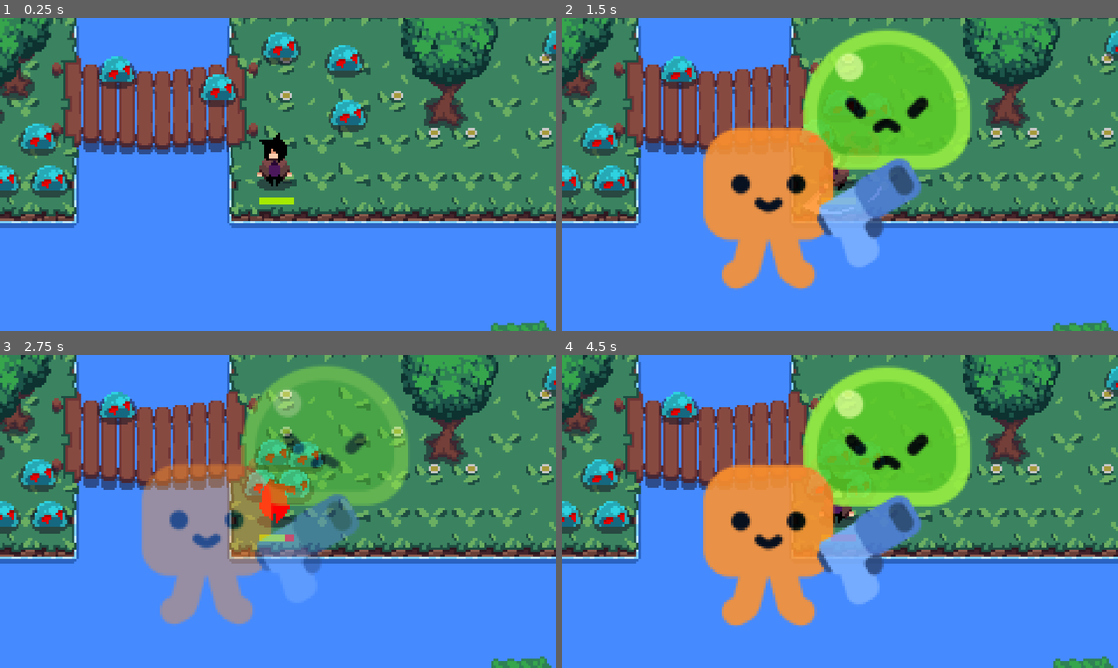
Above: before the commit, frames 1-4 (two rows, left to right).
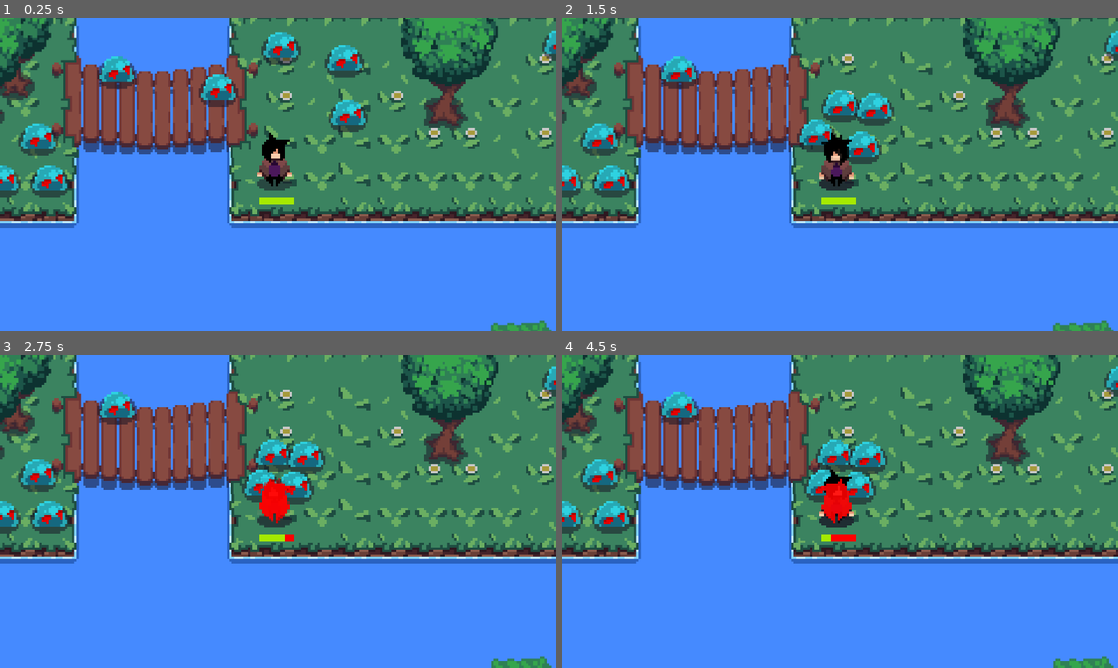
Above: after the commit, the same moments.

Repository: Jaycee293/First-Isometric
Game: Godot game, scene res://scenes/game.tscn
Two runs of this game, one before a commit and one after it. Both use one fixed random seed, a clock stepped at 60 frames per second and the inputs below.
Inputs:
- Up to frame 1 (0.25 s): no input
- Up to frame 2 (1.5 s): hold Right (attack_right) 0.53-1.28 s; tap E (dash) at 0.6, 1.35 s; hold Down (attack_down) from 1.28 s (still down)
- Up to frame 3 (2.75 s): release Down (attack_down) at 2.03 s; hold Right (attack_right) from 2.03 s (still down); tap E (dash) at 2.1 s
- Up to frame 4 (4.5 s): release Right (attack_right) at 2.78 s; hold Up (attack_up) 2.78-3.53 s; tap E (dash) at 2.85, 3.6, 4.35 s; hold Left (attack_left) from 3.53 s (still down)

The runs differ from the first frame. In frame 1, 0.1% of the frame differs, in the area x 46-53%, y 36-47%; in frame 2, 24%, in the area x 25-74%, y 3-87%; in frame 3, 23%; in frame 4, 24%.
Error before the commit: Invalid access to property or key 'texture' on a base object of type 'AnimatedSprite2D'. (res://scripts/dash.gd:26)

Commit message:
falta attack animations

Diff:
--- a/scenes/player.tscn
+++ b/scenes/player.tscn
@@ -790,6 +790,7 @@
 [sub_resource type="Animation" id="Animation_a8ls1"]
 resource_name = "back_attack"
 length = 0.426
+loop_mode = 1
 step = 0.0
 tracks/0/type = "value"
 tracks/0/imported = false
@@ -1962,16 +1963,504 @@
 "values": [Vector2(1, 1)]
 }
 
+[sub_resource type="Animation" id="Animation_4r5pv"]
+resource_name = "back_idle"
+length = 0.8
+loop_mode = 1
+step = 0.066
+tracks/0/type = "value"
+tracks/0/imported = false
+tracks/0/enabled = true
+tracks/0/path = NodePath("Attack:hframes")
+tracks/0/interp = 1
+tracks/0/loop_wrap = true
+tracks/0/keys = {
+"times": PackedFloat32Array(0),
+"transitions": PackedFloat32Array(1),
+"update": 1,
+"values": [12]
+}
+tracks/1/type = "value"
+tracks/1/imported = false
+tracks/1/enabled = true
+tracks/1/path = NodePath("Attack:texture")
+tracks/1/interp = 1
+tracks/1/loop_wrap = true
+tracks/1/keys = {
+"times": PackedFloat32Array(0),
+"transitions": PackedFloat32Array(1),
+"update": 1,
+"values": [ExtResource("2_smehm")]
+}
+tracks/2/type = "value"
+tracks/2/imported = false
+tracks/2/enabled = true
+tracks/2/path = NodePath("Attack:frame")
+tracks/2/interp = 1
+tracks/2/loop_wrap = true
+tracks/2/keys = {
+"times": PackedFloat32Array(0, 0.066, 0.132, 0.198, 0.264, 0.32999998, 0.396, 0.462, 0.528, 0.594, 0.65999997, 0.726),
+"transitions": PackedFloat32Array(1, 1, 1, 1, 1, 1, 1, 1, 1, 1, 1, 1),
+"update": 1,
+"values": [0, 1, 2, 3, 4, 5, 6, 7, 8, 9, 10, 11]
+}
+tracks/3/type = "value"
+tracks/3/imported = false
+tracks/3/enabled = true
+tracks/3/path = NodePath("Attack:position")
+tracks/3/interp = 1
+tracks/3/loop_wrap = true
+tracks/3/keys = {
+"times": PackedFloat32Array(0),
+"transitions": PackedFloat32Array(1),
+"update": 0,
+"values": [Vector2(-1, 0)]
+}
+tracks/4/type = "value"
+tracks/4/imported = false
+tracks/4/enabled = true
+tracks/4/path = NodePath("Attack:rotation")
+tracks/4/interp = 1
+tracks/4/loop_wrap = true
+tracks/4/keys = {
+"times": PackedFloat32Array(0),
+"transitions": PackedFloat32Array(1),
+"update": 0,
+"values": [0.0]
+}
+
+[sub_resource type="Animation" id="Animation_60mlk"]
+resource_name = "front_idle"
+length = 0.794
+loop_mode = 1
+step = 0.066
+tracks/0/type = "value"
+tracks/0/imported = false
+tracks/0/enabled = true
+tracks/0/path = NodePath("Attack:hframes")
+tracks/0/interp = 1
+tracks/0/loop_wrap = true
+tracks/0/keys = {
+"times": PackedFloat32Array(0),
+"transitions": PackedFloat32Array(1),
+"update": 1,
+"values": [12]
+}
+tracks/1/type = "value"
+tracks/1/imported = false
+tracks/1/enabled = true
+tracks/1/path = NodePath("Attack:texture")
+tracks/1/interp = 1
+tracks/1/loop_wrap = true
+tracks/1/keys = {
+"times": PackedFloat32Array(0),
+"transitions": PackedFloat32Array(1),
+"update": 1,
+"values": [ExtResource("3_tuyoq")]
+}
+tracks/2/type = "value"
+tracks/2/imported = false
+tracks/2/enabled = true
+tracks/2/path = NodePath("Attack:frame")
+tracks/2/interp = 1
+tracks/2/loop_wrap = true
+tracks/2/keys = {
+"times": PackedFloat32Array(0, 0.066, 0.132, 0.198, 0.264, 0.32999998, 0.396, 0.462, 0.528, 0.594, 0.65999997, 0.726),
+"transitions": PackedFloat32Array(1, 1, 1, 1, 1, 1, 1, 1, 1, 1, 1, 1),
+"update": 1,
+"values": [0, 1, 2, 3, 4, 5, 6, 7, 8, 9, 10, 11]
+}
+tracks/3/type = "value"
+tracks/3/imported = false
+tracks/3/enabled = true
+tracks/3/path = NodePath("Attack:position")
+tracks/3/interp = 1
+tracks/3/loop_wrap = true
+tracks/3/keys = {
+"times": PackedFloat32Array(0),
+"transitions": PackedFloat32Array(1),
+"update": 0,
+"values": [Vector2(-1, 0)]
+}
+tracks/4/type = "value"
+tracks/4/imported = false
+tracks/4/enabled = true
+tracks/4/path = NodePath("Attack:rotation")
+tracks/4/interp = 1
+tracks/4/loop_wrap = true
+tracks/4/keys = {
+"times": PackedFloat32Array(0),
+"transitions": PackedFloat32Array(1),
+"update": 0,
+"values": [0.0]
+}
+
+[sub_resource type="Animation" id="Animation_a38lo"]
+resource_name = "front_walk"
+length = 0.402
+loop_mode = 1
+step = 0.066
+tracks/0/type = "value"
+tracks/0/imported = false
+tracks/0/enabled = true
+tracks/0/path = NodePath("Attack:hframes")
+tracks/0/interp = 1
+tracks/0/loop_wrap = true
+tracks/0/keys = {
+"times": PackedFloat32Array(0),
+"transitions": PackedFloat32Array(1),
+"update": 1,
+"values": [6]
+}
+tracks/1/type = "value"
+tracks/1/imported = false
+tracks/1/enabled = true
+tracks/1/path = NodePath("Attack:texture")
+tracks/1/interp = 1
+tracks/1/loop_wrap = true
+tracks/1/keys = {
+"times": PackedFloat32Array(0),
+"transitions": PackedFloat32Array(1),
+"update": 1,
+"values": [ExtResource("4_fjrip")]
+}
+tracks/2/type = "value"
+tracks/2/imported = false
+tracks/2/enabled = true
+tracks/2/path = NodePath("Attack:frame")
+tracks/2/interp = 1
+tracks/2/loop_wrap = true
+tracks/2/keys = {
+"times": PackedFloat32Array(0, 0.066, 0.132, 0.198, 0.264, 0.32999998),
+"transitions": PackedFloat32Array(1, 1, 1, 1, 1, 1),
+"update": 1,
+"values": [0, 1, 2, 3, 4, 5]
+}
+tracks/3/type = "value"
+tracks/3/imported = false
+tracks/3/enabled = true
+tracks/3/path = NodePath("Attack:position")
+tracks/3/interp = 1
+tracks/3/loop_wrap = true
+tracks/3/keys = {
+"times": PackedFloat32Array(0),
+"transitions": PackedFloat32Array(1),
+"update": 0,
+"values": [Vector2(-1, 0)]
+}
+tracks/4/type = "value"
+tracks/4/imported = false
+tracks/4/enabled = true
+tracks/4/path = NodePath("Attack:rotation")
+tracks/4/interp = 1
+tracks/4/loop_wrap = true
+tracks/4/keys = {
+"times": PackedFloat32Array(0),
+"transitions": PackedFloat32Array(1),
+"update": 0,
+"values": [0.0]
+}
+
+[sub_resource type="Animation" id="Animation_4ni07"]
+resource_name = "back_walk"
+length = 0.4005
+loop_mode = 1
+step = 0.066
+tracks/0/type = "value"
+tracks/0/imported = false
+tracks/0/enabled = true
+tracks/0/path = NodePath("Attack:hframes")
+tracks/0/interp = 1
+tracks/0/loop_wrap = true
+tracks/0/keys = {
+"times": PackedFloat32Array(0),
+"transitions": PackedFloat32Array(1),
+"update": 1,
+"values": [6]
+}
+tracks/1/type = "value"
+tracks/1/imported = false
+tracks/1/enabled = true
+tracks/1/path = NodePath("Attack:texture")
+tracks/1/interp = 1
+tracks/1/loop_wrap = true
+tracks/1/keys = {
+"times": PackedFloat32Array(0),
+"transitions": PackedFloat32Array(1),
+"update": 1,
+"values": [ExtResource("3_ur7pv")]
+}
+tracks/2/type = "value"
+tracks/2/imported = false
+tracks/2/enabled = true
+tracks/2/path = NodePath("Attack:frame")
+tracks/2/interp = 1
+tracks/2/loop_wrap = true
+tracks/2/keys = {
+"times": PackedFloat32Array(0, 0.066, 0.132, 0.198, 0.264, 0.32999998),
+"transitions": PackedFloat32Array(1, 1, 1, 1, 1, 1),
+"update": 1,
+"values": [0, 1, 2, 3, 4, 5]
+}
+tracks/3/type = "value"
+tracks/3/imported = false
+tracks/3/enabled = true
+tracks/3/path = NodePath("Attack:position")
+tracks/3/interp = 1
+tracks/3/loop_wrap = true
+tracks/3/keys = {
+"times": PackedFloat32Array(0),
+"transitions": PackedFloat32Array(1),
+"update": 0,
+"values": [Vector2(-1, 0)]
+}
+tracks/4/type = "value"
+tracks/4/imported = false
+tracks/4/enabled = true
+tracks/4/path = NodePath("Attack:rotation")
+tracks/4/interp = 1
+tracks/4/loop_wrap = true
+tracks/4/keys = {
+"times": PackedFloat32Array(0),
+"transitions": PackedFloat32Array(1),
+"update": 0,
+"values": [0.0]
+}
+
+[sub_resource type="Animation" id="Animation_l71n6"]
+resource_name = "side_walk"
+length = 0.392
+loop_mode = 1
+step = 0.066
+tracks/0/type = "value"
+tracks/0/imported = false
+tracks/0/enabled = true
+tracks/0/path = NodePath("Attack:hframes")
+tracks/0/interp = 1
+tracks/0/loop_wrap = true
+tracks/0/keys = {
+"times": PackedFloat32Array(0),
+"transitions": PackedFloat32Array(1),
+"update": 1,
+"values": [6]
+}
+tracks/1/type = "value"
+tracks/1/imported = false
+tracks/1/enabled = true
+tracks/1/path = NodePath("Attack:texture")
+tracks/1/interp = 1
+tracks/1/loop_wrap = true
+tracks/1/keys = {
+"times": PackedFloat32Array(0),
+"transitions": PackedFloat32Array(1),
+"update": 1,
+"values": [ExtResource("9_ur7pv")]
+}
+tracks/2/type = "value"
+tracks/2/imported = false
+tracks/2/enabled = true
+tracks/2/path = NodePath("Attack:frame")
+tracks/2/interp = 1
+tracks/2/loop_wrap = true
+tracks/2/keys = {
+"times": PackedFloat32Array(0, 0.066, 0.132, 0.198, 0.264, 0.32999998),
+"transitions": PackedFloat32Array(1, 1, 1, 1, 1, 1),
+"update": 1,
+"values": [0, 1, 2, 3, 4, 5]
+}
+tracks/3/type = "value"
+tracks/3/imported = false
+tracks/3/enabled = true
+tracks/3/path = NodePath("Attack:position")
+tracks/3/interp = 1
+tracks/3/loop_wrap = true
+tracks/3/keys = {
+"times": PackedFloat32Array(0),
+"transitions": PackedFloat32Array(1),
+"update": 0,
+"values": [Vector2(-1, 0)]
+}
+tracks/4/type = "value"
+tracks/4/imported = false
+tracks/4/enabled = true
+tracks/4/path = NodePath("Attack:rotation")
+tracks/4/interp = 1
+tracks/4/loop_wrap = true
+tracks/4/keys = {
+"times": PackedFloat32Array(0),
+"transitions": PackedFloat32Array(1),
+"update": 0,
+"values": [0.0]
+}
+
+[sub_resource type="Animation" id="Animation_i4ail"]
+resource_name = "side_idle"
+length = 0.791
+loop_mode = 1
+step = 0.066
+tracks/0/type = "value"
+tracks/0/imported = false
+tracks/0/enabled = true
+tracks/0/path = NodePath("Attack:hframes")
+tracks/0/interp = 1
+tracks/0/loop_wrap = true
+tracks/0/keys = {
+"times": PackedFloat32Array(0),
+"transitions": PackedFloat32Array(1),
+"update": 1,
+"values": [12]
+}
+tracks/1/type = "value"
+tracks/1/imported = false
+tracks/1/enabled = true
+tracks/1/path = NodePath("Attack:texture")
+tracks/1/interp = 1
+tracks/1/loop_wrap = true
+tracks/1/keys = {
+"times": PackedFloat32Array(0),
+"transitions": PackedFloat32Array(1),
+"update": 1,
+"values": [ExtResource("8_y4r1p")]
+}
+tracks/2/type = "value"
+tracks/2/imported = false
+tracks/2/enabled = true
+tracks/2/path = NodePath("Attack:frame")
+tracks/2/interp = 1
+tracks/2/loop_wrap = true
+tracks/2/keys = {
+"times": PackedFloat32Array(0, 0.066, 0.132, 0.198, 0.264, 0.32999998, 0.396, 0.462, 0.528, 0.594, 0.65999997, 0.726),
+"transitions": PackedFloat32Array(1, 1, 1, 1, 1, 1, 1, 1, 1, 1, 1, 1),
+"update": 1,
+"values": [0, 1, 2, 3, 4, 5, 6, 7, 8, 9, 10, 11]
+}
+tracks/3/type = "value"
+tracks/3/imported = false
+tracks/3/enabled = true
+tracks/3/path = NodePath("Attack:position")
+tracks/3/interp = 1
+tracks/3/loop_wrap = true
+tracks/3/keys = {
+"times": PackedFloat32Array(0),
+"transitions": PackedFloat32Array(1),
+"update": 0,
+"values": [Vector2(-1, 0)]
+}
+tracks/4/type = "value"
+tracks/4/imported = false
+tracks/4/enabled = true
+tracks/4/path = NodePath("Attack:rotation")
+tracks/4/interp = 1
+tracks/4/loop_wrap = true
+tracks/4/keys = {
+"times": PackedFloat32Array(0),
+"transitions": PackedFloat32Array(1),
+"update": 0,
+"values": [0.0]
+}
+
+[sub_resource type="Animation" id="Animation_ke2ow"]
+resource_name = "new_animation"
+length = 0.786
+loop_mode = 1
+step = 0.066
+tracks/0/type = "value"
+tracks/0/imported = false
+tracks/0/enabled = true
+tracks/0/path = NodePath("Attack:texture")
+tracks/0/interp = 1
+tracks/0/loop_wrap = true
+tracks/0/keys = {
+"times": PackedFloat32Array(0),
+"transitions": PackedFloat32Array(1),
+"update": 1,
+"values": [ExtResource("8_y4r1p")]
+}
+tracks/1/type = "value"
+tracks/1/imported = false
+tracks/1/enabled = true
+tracks/1/path = NodePath("Attack:hframes")
+tracks/1/interp = 1
+tracks/1/loop_wrap = true
+tracks/1/keys = {
+"times": PackedFloat32Array(0),
+"transitions": PackedFloat32Array(1),
+"update": 1,
+"values": [12]
+}
+tracks/2/type = "value"
+tracks/2/imported = false
+tracks/2/enabled = true
+tracks/2/path = NodePath("Attack:frame")
+tracks/2/interp = 1
+tracks/2/loop_wrap = true
+tracks/2/keys = {
+"times": PackedFloat32Array(0, 0.066, 0.132, 0.198, 0.264, 0.32999998, 0.396, 0.462, 0.528, 0.594, 0.65999997, 0.726),
+"transitions": PackedFloat32Array(1, 1, 1, 1, 1, 1, 1, 1, 1, 1, 1, 1),
+"update": 1,
+"values": [0, 1, 2, 3, 4, 5, 6, 7, 8, 9, 10, 11]
+}
+
+[sub_resource type="Animation" id="Animation_ujl30"]
+resource_name = "left_walk"
+length = 0.398
+loop_mode = 1
+step = 0.066
+tracks/0/type = "value"
+tracks/0/imported = false
+tracks/0/enabled = true
+tracks/0/path = NodePath("Attack:hframes")
+tracks/0/interp = 1
+tracks/0/loop_wrap = true
+tracks/0/keys = {
+"times": PackedFloat32Array(0),
+"transitions": PackedFloat32Array(1),
+"update": 1,
+"values": [6]
+}
+tracks/1/type = "value"
+tracks/1/imported = false
+tracks/1/enabled = true
+tracks/1/path = NodePath("Attack:texture")
+tracks/1/interp = 1
+tracks/1/loop_wrap = true
+tracks/1/keys = {
+"times": PackedFloat32Array(0),
+"transitions": PackedFloat32Array(1),
+"update": 1,
+"values": [ExtResource("9_ur7pv")]
+}
+tracks/2/type = "value"
+tracks/2/imported = false
+tracks/2/enabled = true
+tracks/2/path = NodePath("Attack:frame")
+tracks/2/interp = 1
+tracks/2/loop_wrap = true
+tracks/2/keys = {
+"times": PackedFloat32Array(0, 0.066, 0.132, 0.198, 0.264, 0.32999998),
+"transitions": PackedFloat32Array(1, 1, 1, 1, 1, 1),
+"update": 1,
+"values": [0, 1, 2, 3, 4, 5]
+}
+
 [sub_resource type="AnimationLibrary" id="AnimationLibrary_3v2ag"]
 _data = {
 &"RESET": SubResource("Animation_d2wvv"),
 &"back_attack": SubResource("Animation_a8ls1"),
+&"back_idle": SubResource("Animation_4r5pv"),
+&"back_walk": SubResource("Animation_4ni07"),
 &"dash": SubResource("Animation_fulsm"),
 &"death": SubResource("Animation_f1ej7"),
 &"front_attack": SubResource("Animation_y4r1p"),
 &"front_hurt": SubResource("Animation_qfm1y"),
+&"front_idle": SubResource("Animation_60mlk"),
+&"front_walk": SubResource("Animation_a38lo"),
 &"left_attack": SubResource("Animation_oprun"),
-&"right_attack": SubResource("Animation_jej6c")
+&"left_idle": SubResource("Animation_ke2ow"),
+&"left_walk": SubResource("Animation_ujl30"),
+&"right_attack": SubResource("Animation_jej6c"),
+&"right_idle": SubResource("Animation_i4ail"),
+&"right_walk": SubResource("Animation_l71n6")
 }
 
 [sub_resource type="StyleBoxFlat" id="StyleBoxFlat_f1ej7"]
@@ -1990,15 +2479,15 @@
 script = ExtResource("1_qlg0r")
 
 [node name="AnimatedSprite2D" type="AnimatedSprite2D" parent="."]
+visible = false
 sprite_frames = SubResource("SpriteFrames_hax0n")
-animation = &"front_idle"
+animation = &"side_walk"
 
 [node name="CollisionShape2D" type="CollisionShape2D" parent="."]
 position = Vector2(0, 5)
 shape = SubResource("CapsuleShape2D_t4otl")
 
 [node name="Attack" type="Sprite2D" parent="."]
-visible = false
 position = Vector2(19, 1)
 scale = Vector2(-1, 1)
 texture = ExtResource("1_dqkch")
--- a/scripts/player.gd
+++ b/scripts/player.gd
@@ -37,7 +37,7 @@
 
 	# DASH INPUT
 	if Input.is_action_just_pressed("dash") and dash.can_dash:
-		dash.start_dash(animated_sprite_2d, direction, DASH_DUR)
+		dash.start_dash(attack, direction, DASH_DUR)
 
 	# APPLY VELOCITY
 	if dash.is_dashing():
@@ -85,32 +85,27 @@
 func set_animation(direction: Vector2):
 	if direction != Vector2.ZERO:
 		if direction.x != 0:
-			animated_sprite_2d.play("side_walk")
-			animated_sprite_2d.flip_h = direction.x < 0
+			animation_player.play("right_walk")
+			attack.flip_h = direction.x > 0
 			last_facing = "left" if direction.x < 0 else "right"
 		elif direction.y != 0:
-			animated_sprite_2d.play("back_walk" if direction.y < 0 else "front_walk")
+			animation_player.play("back_walk" if direction.y < 0 else "front_walk")
 			last_facing = "up" if direction.y < 0 else "down"
 	else:
 		match last_facing:
 			"down":
-				animated_sprite_2d.play("front_idle")
+				animation_player.play("front_idle")
 			"up":
-				animated_sprite_2d.play("back_idle")
+				animation_player.play("back_idle")
 			"left":
-				animated_sprite_2d.flip_h = true
-				animated_sprite_2d.play("side_idle")
+				animation_player.play("left_idle")
 			"right":
-				animated_sprite_2d.flip_h = false
-				animated_sprite_2d.play("side_idle")
+				animation_player.play("right_idle")
 
 # --------------------------
 # ATTACK LOGIC
 # --------------------------
 func _do_attack():
-	animated_sprite_2d.hide()
-	attack.show()
-
 	if Input.is_action_just_pressed("attack_down"):
 		animation_player.play("front_attack")
 	elif Input.is_action_just_pressed("attack_up"):
@@ -121,16 +116,12 @@
 		animation_player.play("right_attack")
 
 	await animation_player.animation_finished
-	attack.hide()
-	animated_sprite_2d.show()
 
 # --------------------------
 # DEATH LOGIC
 # --------------------------
 func die():
 	is_alive = false
-	animated_sprite_2d.hide()
-	attack.show()
 	animation_player.play("death")
 	await animation_player.animation_finished
 	get_tree().paused = true
Not shown: 1 places in scenes/player.tscn that only renumber resources
